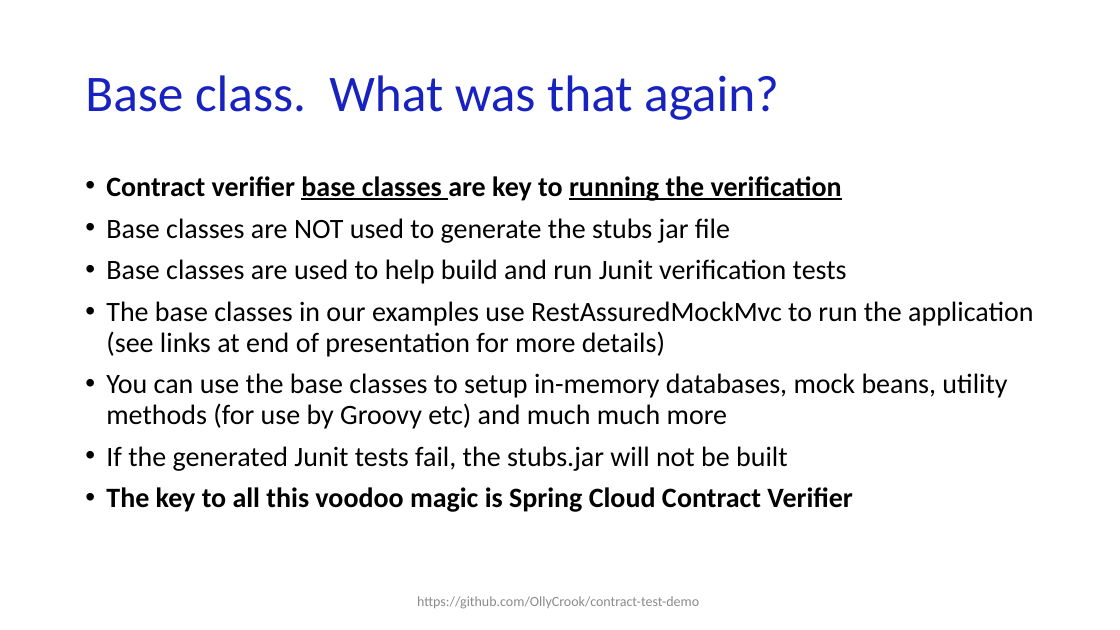
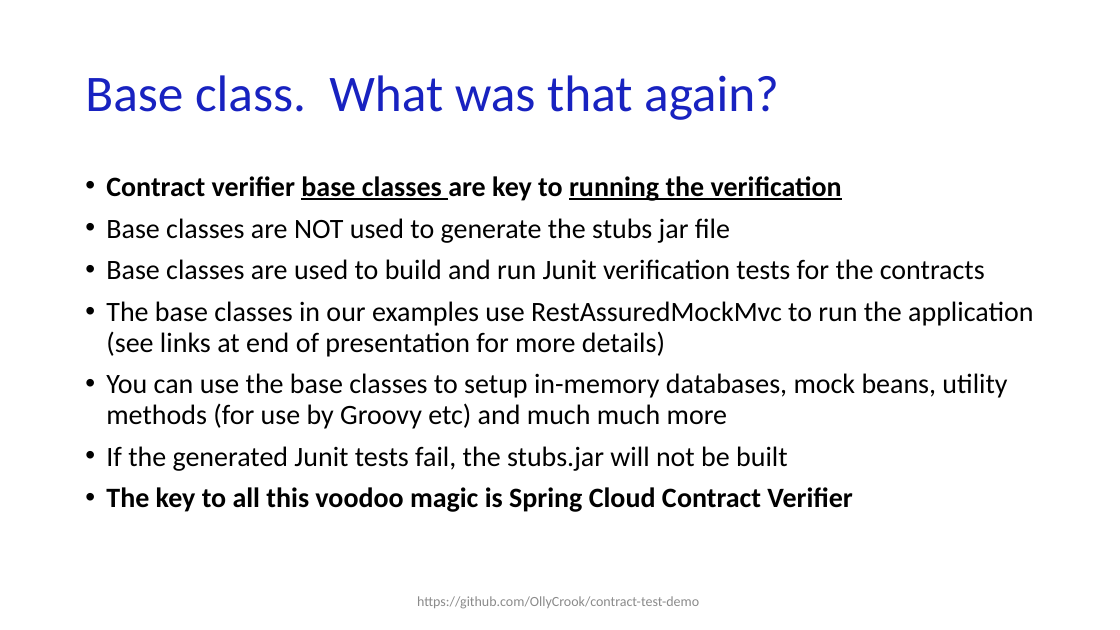
Before and after one commit to OllyCrook/contract-test-demo, a slide deck: slide 21 of Contract-testing-presentation_EngineersWeek.pptx. Drawn at 1120x630 pixels with LibreOffice and Linux fonts; fonts in the diff are those of the drawing. Boxes give left, top, right and bottom in pixels: in the first picture for what was removed or moved away, otherwise in the second. Text is boxed around its words. In the diff, an @@ line names an element or a change of style, - is before the commit and + after.

```diff
--- a/Contract-testing-presentation_EngineersWeek.pptx
+++ b/Contract-testing-presentation_EngineersWeek.pptx
@@ text at (x1=106, y1=259, x2=985, y2=280): text changed @@
-• Base classes are used to help build and run Junit verification tests
+• Base classes are used to build and run Junit verification tests for the contracts
```
Also in this commit, not shown: 11 other slides changed.
